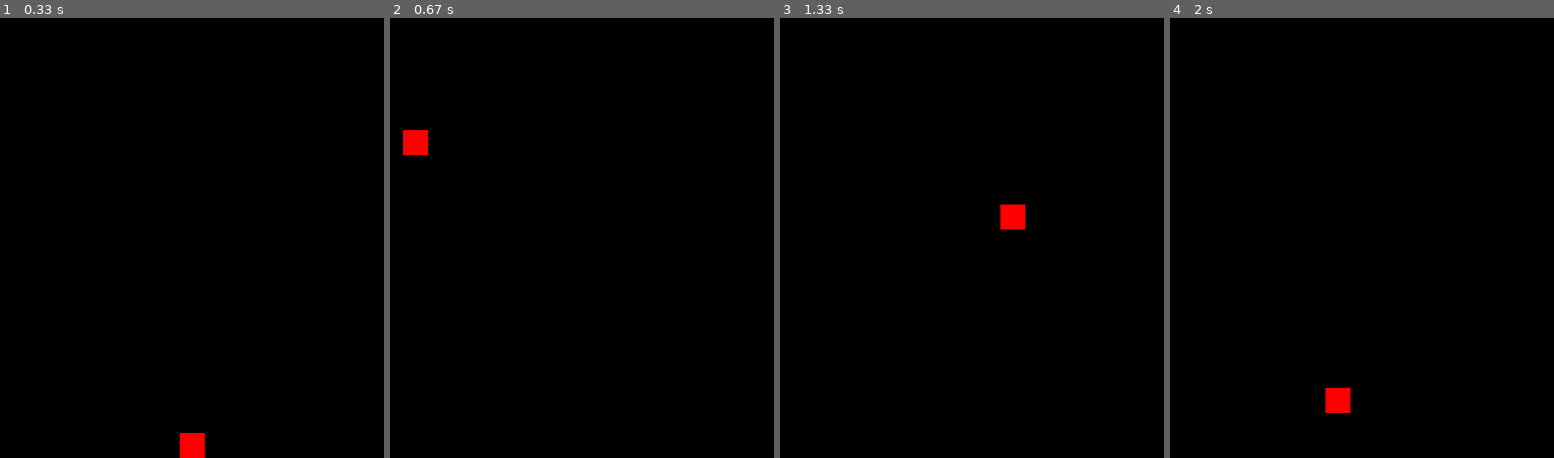
Above: before the commit, frames 1-4 (left to right).
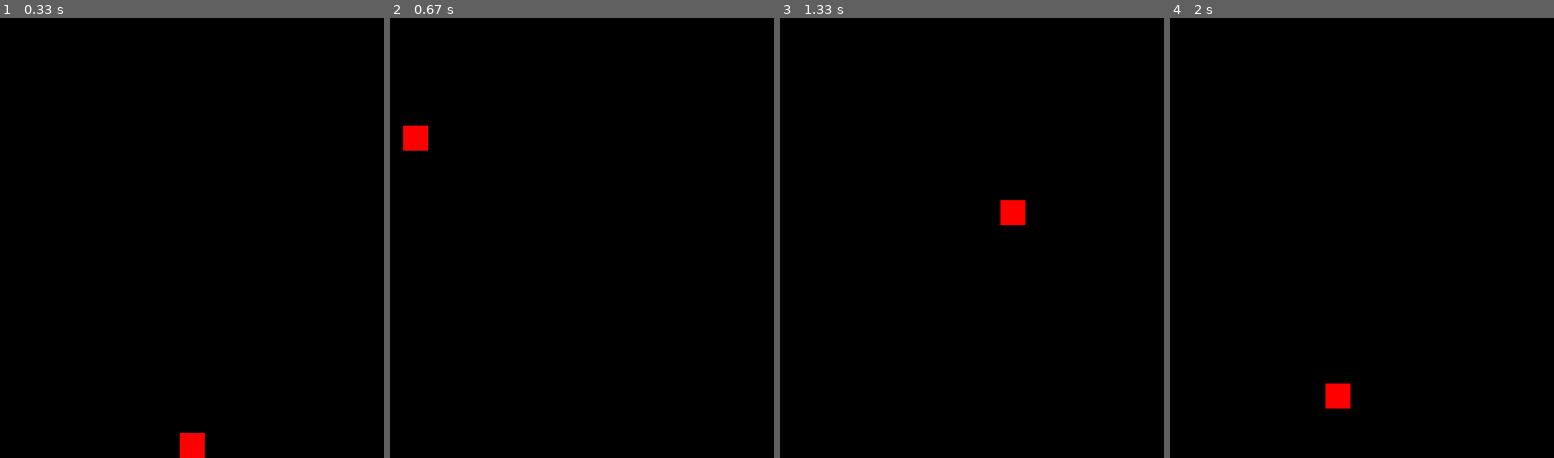
Above: after the commit, the same moments.

Repository: FantasticTuesday/magpi-pygame-fixes
Game: pygame game, started from mouse.py
Same seed, same stepped clock (60 frames per second), same inputs: the game is played once before the commit and once after it.
Inputs (mouse positions are in pixels of both pictures, inside the frame that each line leads up to):
- Up to frame 1 (0.33 s): no input
- Up to frame 2 (0.67 s): press the mouse at (582, 444) at 0.37 s; move the mouse to (497, 290) at 0.47 s; release the mouse at (416, 132) at 0.6 s
- Up to frame 3 (1.33 s): press the mouse at (806, 158) at 0.7 s; move the mouse to (906, 246) at 0.8 s; release the mouse at (1006, 334) at 0.93 s; press the mouse at (1006, 361) at 1.03 s; move the mouse to (1010, 282) at 1.13 s; release the mouse at (1014, 207) at 1.27 s
- Up to frame 4 (2 s): press the mouse at (1404, 233) at 1.37 s; move the mouse to (1377, 132) at 1.47 s; release the mouse at (1354, 26) at 1.6 s; press the mouse at (1354, 57) at 1.7 s; move the mouse to (1346, 224) at 1.8 s; release the mouse at (1338, 392) at 1.93 s

Frame 1 is identical in both runs. In frame 2, 0.1% of the frame differs, in the area x 3-10%, y 24-32%; in frame 3, 0.1%; in frame 4, 0.1%.

Commit message:
Momentum now effects Y movement, gravity rework

Diff:
--- a/mouse.py
+++ b/mouse.py
@@ -27,17 +27,19 @@
 squareX = windowWidth / 2
 squareY = windowHeight - squareSize
 squareVX = 0.0
+squareVY = 0.0
 draggingSquare = False
 fallingSquare = False
-gravity = 5.0
+gravity = 3.0
 
 def checkBounds():
 
-        global mousePosition, mouseLastPosition, squareColor, squareX, squareY, squareVX, draggingSquare, fallingSquare
+        global mousePosition, mouseLastPosition, squareColor, squareX, squareY, squareVX, squareVY, draggingSquare, fallingSquare
 
         if draggingSquare and not mousePressed: #if we were dragging the square in the last frame, and now our mouse is unpressed, it follows that we have released the square
                 fallingSquare = True
                 squareVX = mousePosition[0] - mouseLastPosition[0]
+                squareVY = mousePosition[1] - mouseLastPosition[1]
                 if debug:
                         print("Square has been released.")
 
@@ -55,7 +57,7 @@
 
 def checkMomentum():
 
-        global mousePosition, mouseLastPosition, squareX, squareVX, draggingSquare, fallingSquare
+        global mousePosition, mouseLastPosition, squareX, squareY, squareVX, squareVY, draggingSquare, fallingSquare
 
         if draggingSquare:
                 mouseLastPosition = mousePosition #sets up comparison between mouse position in the current and last frame, giving us the speed when released
@@ -65,33 +67,35 @@
 
         if fallingSquare:
                 squareX += squareVX
+                squareY += squareVY
                 if debug:
                         print("Square is falling")
 
-        if squareX < 0.0:
+        if squareX < 0.0: #handle collision with left border
                 squareX = 0.0
                 squareVX = 0.0
                 if debug:
                         print("Square has hit left border")
-        if squareX > windowWidth - squareSize:
+
+        if squareX > windowWidth - squareSize: #handle collision with right border
                 squareX = windowWidth - squareSize
                 squareVX = 0.0
                 if debug:
                         print("Square has hit right border")
-        #for now we are only handling movement in the x-plane
+
+
 
 def checkGravity():
 
-        global gravity, squareY, squareSize, windowHeight, fallingSquare
+        global gravity, squareY, squareVY, squareSize, windowHeight, fallingSquare
 
         # Is our square in the air and have we let go of it?
         if squareY < windowHeight - squareSize and draggingSquare == False:
-                squareY += gravity
-                gravity = gravity * 1.1
+                squareVY += gravity
                 fallingSquare = True #square is currently falling!
         else :
                 squareY = windowHeight - squareSize
-                gravity = 5.0
+                gravity = 3.0
                 fallingSquare = False #square has hit bottom or is being dragged, hence no longer falling
 
 def drawSquare():
